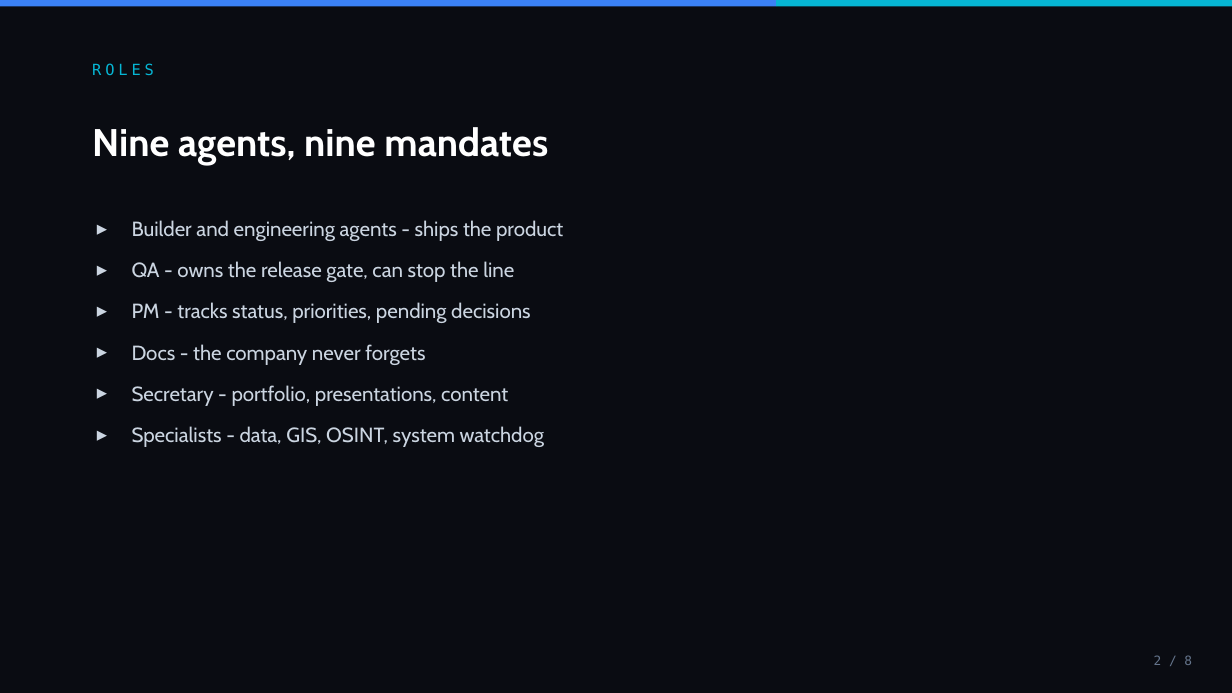
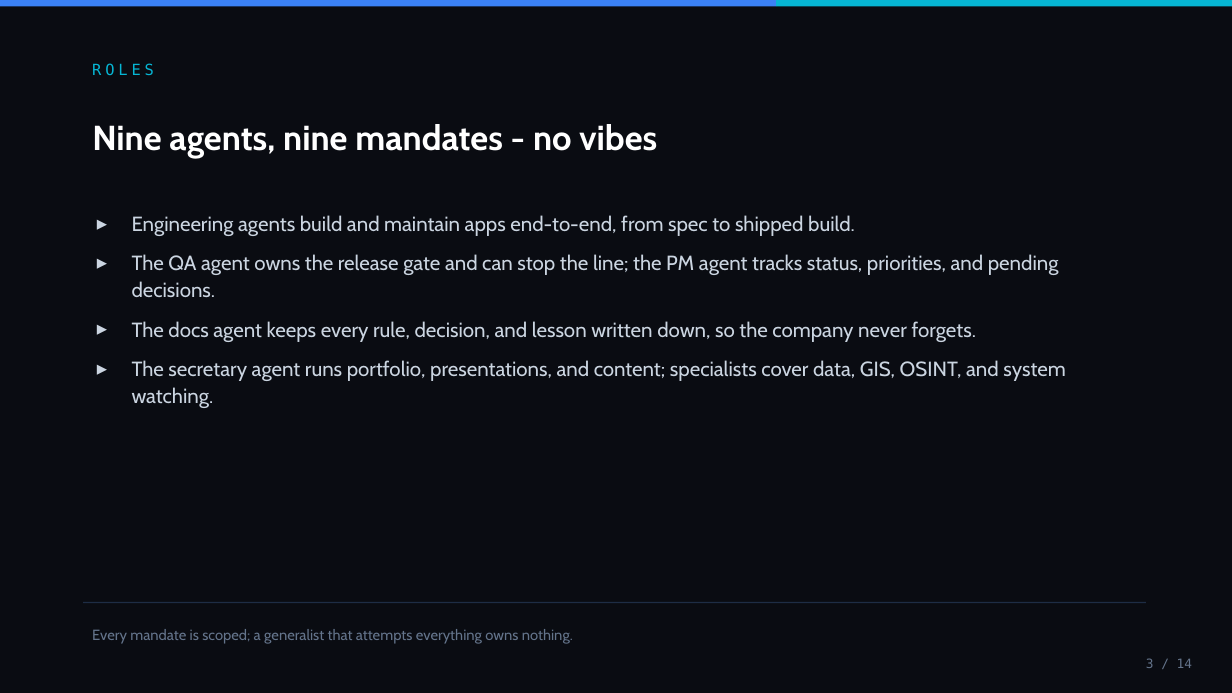
Before and after one commit to rezalianvatiady/rezalianvatiady.github.io, a slide deck: slide 3 of decks/agent-operating-model.pptx (slide 2 before the commit). Drawn at 1232x693 pixels with LibreOffice and Linux fonts; fonts in the diff are those of the drawing. Boxes give left, top, right and bottom in pixels: in the first picture for what was removed or moved away, otherwise in the second. Text is boxed around its words. In the diff, an @@ line names an element or a change of style, - is before the commit and + after.

```diff
--- a/decks/agent-operating-model.pptx
+++ b/decks/agent-operating-model.pptx
@@ text at [92,124,657,158]: text changed; size 30 to 27 pt @@
-Nine agents, nine mandates
+Nine agents, nine mandates - no vibes
@@ text at [132,215,1065,408]: text changed @@
-▸ Builder and engineering agents - ships the product
-▸ QA - owns the release gate, can stop the line
-▸ PM - tracks status, priorities, pending decisions
-▸ Docs - the company never forgets
-▸ Secretary - portfolio, presentations, content
-▸ Specialists - data, GIS, OSINT, system watchdog
+▸ Engineering agents build and maintain apps end-to-end, from spec to shipped build.
+▸ The QA agent owns the release gate and can stop the line; the PM agent tracks status, priorities, and pending decisions.
+▸ The docs agent keeps every rule, decision, and lesson written down, so the company never forgets.
+▸ The secretary agent runs portfolio, presentations, and content; specialists cover data, GIS, OSINT, and system watching.
@@ line added from (83, 603) to (1146, 603), #1E2D45 1 pt @@
@@ text added at [92,629,573,644], 11.5 pt, text #64748B @@
+Every mandate is scoped; a generalist that attempts everything owns nothing.
@@ text added at [1146,658,1192,668], 10 pt, text #64748B @@
+3 / 14
@@ text removed at [1154,655,1192,665] @@
-2 / 8
```
Also in this commit, not shown: 3 other slides changed, 10 slides added, 4 slides removed, 14 other files.
